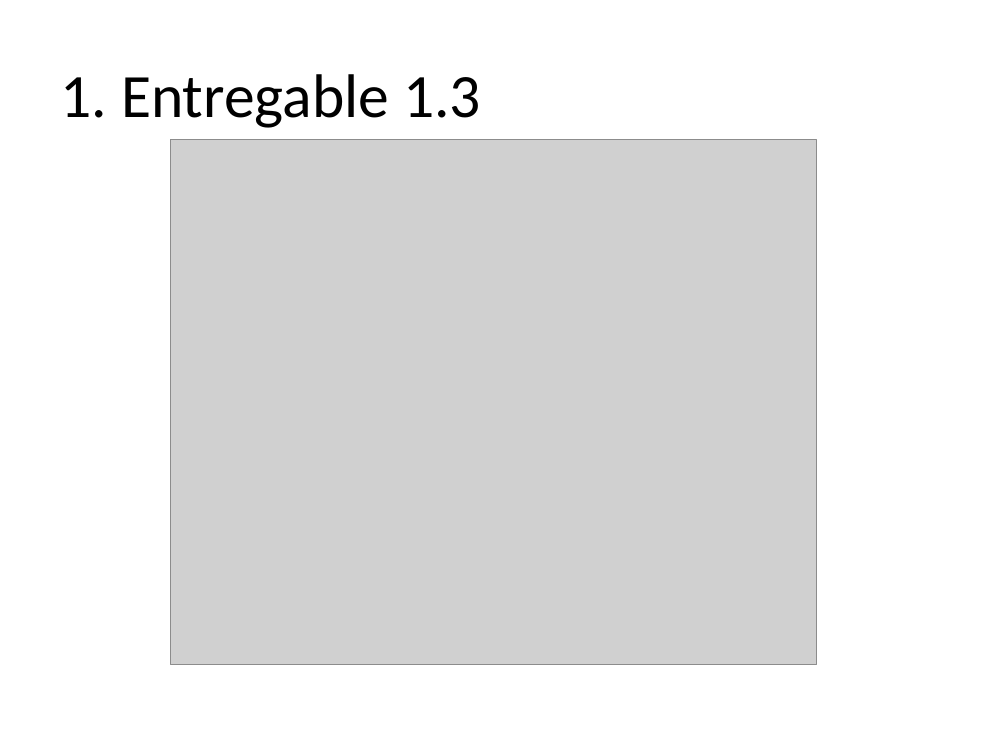
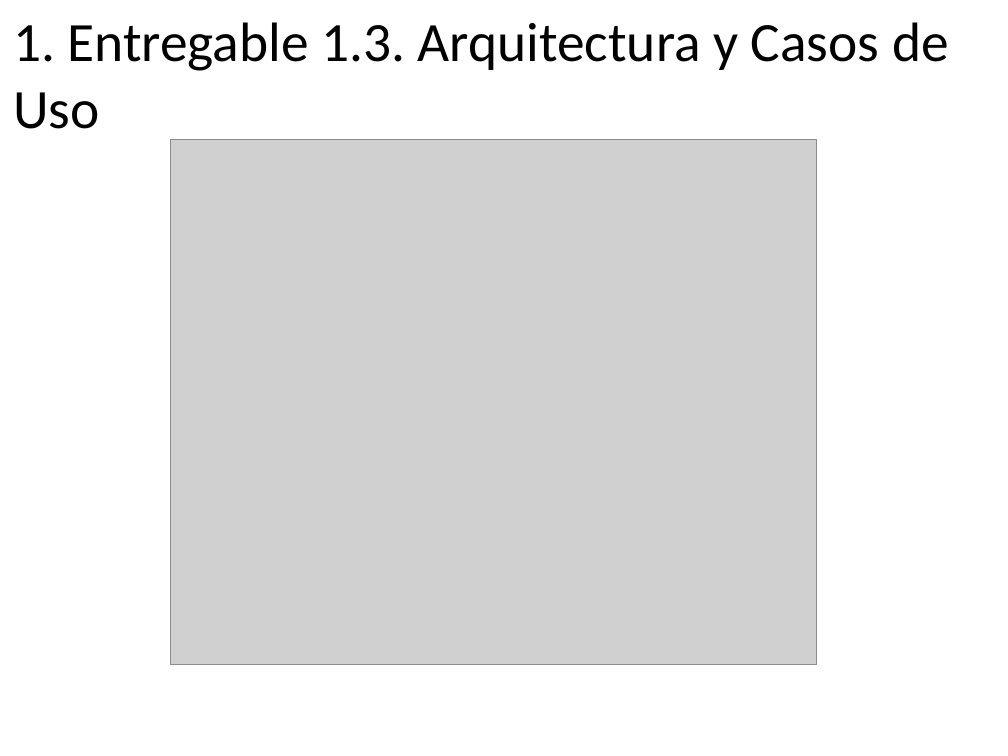
Before and after one commit to JoseIBCgh/prefall, a slide deck: slide 7 of IBC_CTIC_hito1_ela.pptx. Drawn at 1008x756 pixels with LibreOffice and Linux fonts; fonts in the diff are those of the drawing; grey boxes stand for pictures; background and template pictures are left out. Boxes give left, top, right and bottom in pixels: in the first picture for what was removed or moved away, otherwise in the second. Text is boxed around its words. In the diff, an @@ line names an element or a change of style, - is before the commit and + after.

```diff
--- a/IBC_CTIC_hito1_ela.pptx
+++ b/IBC_CTIC_hito1_ela.pptx
@@ title at (13,22,949,129): text changed; size 44 to 39.6 pt @@
-1. Entregable 1.3
+1. Entregable 1.3. Arquitectura y Casos de Uso
```
Also in this commit, not shown: 3 other slides changed, 15 other files.
